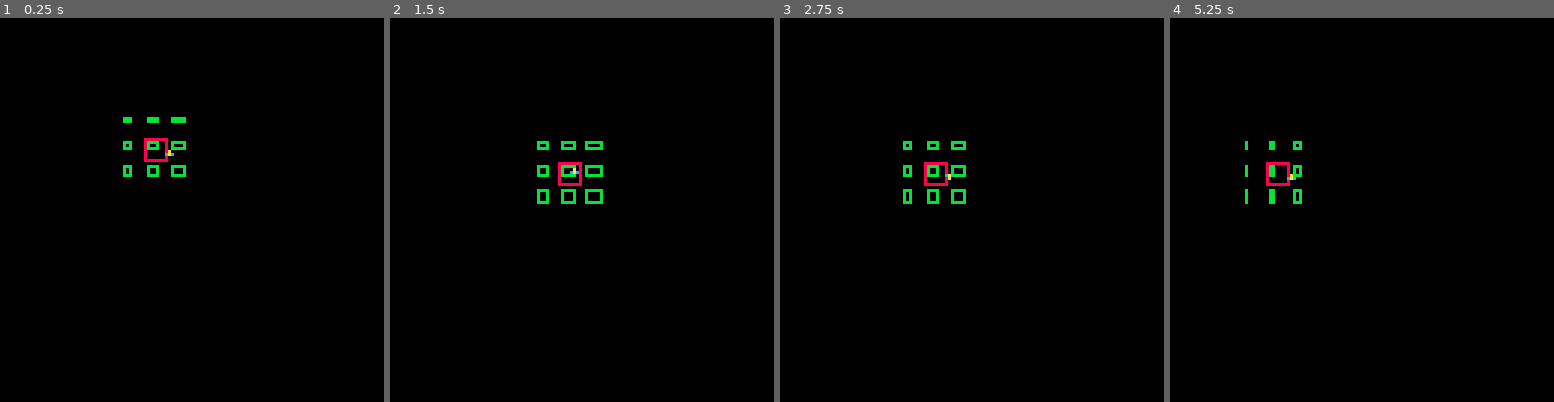
Above: before the commit, frames 1-4 (left to right).
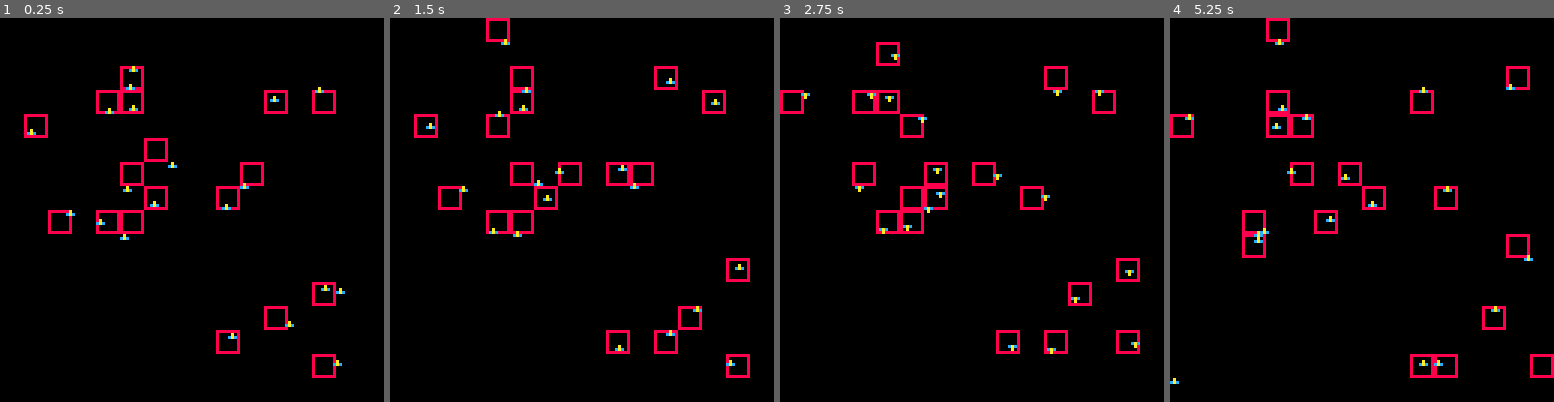
Above: after the commit, the same moments.

Repository: AdriRed/pico-8-carts
Game: PICO-8 cartridge projects/boids/boids.p8
Two runs of this game, one before a commit and one after it. Both use one fixed random seed, a clock stepped at 60 frames per second and the inputs below.
Inputs:
- Up to frame 1 (0.25 s): no input
- Up to frame 2 (1.5 s): no input
- Up to frame 3 (2.75 s): no input
- Up to frame 4 (5.25 s): no input

The runs differ from the first frame. In frame 1, 3.8% of the frame differs, in the area x 6-90%, y 12-94%; in frame 2, 4.4%, in the area x 6-94%, y 0-94%; in frame 3, 4.3%; in frame 4, 4.2%.

Commit message:
added static vec methods

Diff:
--- a/projects/boids/boids.p8
+++ b/projects/boids/boids.p8
@@ -6,6 +6,7 @@
 boid_ran = 4
 boid_diam = boid_ran*2
 chunks_side = 128 / boid_diam
+min_vel = 0.1
 max_vel = 0.5
 
 function copy(o)
@@ -25,6 +26,37 @@
     x = 0,
     y = 0,
 }
+function vec_add(v1, v2)
+  return new_vec(v1.x + v2.x, v1.y + v2.y)
+end
+function vec_sub(v1, v2)
+  return new_vec(v2.x - v1.x, v2.y - v1.y)
+end
+function vec_mult(v, c)
+  return new_vec(v.x * c, v.y * c)
+end
+function vec_div(v, c)
+  return vec_mult(v, 1/c)
+end
+function vec_equals(v1, v2)
+  return v1.x == v2.x and v1.y == v2.y
+end
+function vec_modulo(v)
+  return sqrt(v.x*v.x+v.y*v.y)
+end
+function vec_norm(v, n)
+  local m = n or 1
+  local modulo = vec_modulo(v)
+  if (modulo == 0) return new_vec(0, 0)
+  local o = vec_div(v, modulo)
+  return vec_mult(o, m)
+end
+function vec_clamp(v, min, max)
+  local absx, absy = abs(v.x), abs(v.y)
+  if (absx < min or absy < min) return vec_norm(v, min)
+  if (absx > max or absx > max) return vec_norm(v, max)
+  return v
+end
 function m_vec:add(v)
   self.x += v.x
   self.y += v.y
@@ -46,13 +78,13 @@
 function m_vec:norm(n)
   local m = n or 1
   local modulo = self:modulo()
-  local o = new_vec(self.x/modulo, self.y/modulo)
-  o:mult(m)
-  return o
-end
-function m_vec:clamp(n)
-  if (abs(self.x) > n or abs(self.y) > n) return self:norm(n)
-  return self
+  if (modulo == 0) self.x, self.y = 0, 0
+  self.x, self.y = self.x / modulo * m, self.y / modulo * m
+end
+function m_vec:clamp(min, max)
+  local absx, absy = abs(self.x), abs(self.y)
+  if (absx < min or absy < min) self:norm(min)
+  if (absx > max or absx > max) self:norm(max)
 end
 function new_vec(x, y)
   local o = copy(m_vec);
@@ -84,7 +116,7 @@
 function m_boid:move()
   local next_vel = new_vec(rnd_btw(-max_vel, max_vel), rnd_btw(-max_vel, max_vel))
   self.vel:add(next_vel)
-  self.vel = self.vel:clamp(max_vel)
+  self.vel:clamp(min_vel, max_vel)
   self.pos:add(self.vel)
   self.pos = check_boundaries(self.pos)
 end
@@ -104,16 +136,15 @@
 end
 
 function m_boid:neighbours(chunk_list)
-  printh(self.chunk)
   local arround = exam_chunks(self.chunk)
-  printh(arround)
-  debug_surr_chunks(arround)
+  -- perform_calcs(arround, chunk_list)
+  -- debug_surr_chunks(arround)
 end
 
 function debug_surr_chunks(list)
   for var in all(list) do
-    local r, c = getCol(var), getRow(var)
-    rect(c*boid_diam+1,r*boid_diam+1,c*(boid_diam+1)-2,r*(boid_diam+1)-2,green)
+    local gy, gx = getCol(var), getRow(var)
+    rect(gx * boid_diam +1,gy * boid_diam +1,(gx+1) * boid_diam -2,(gy+1) * boid_diam -2,green)
   end
 end
 
@@ -130,9 +161,10 @@
 end
 
 boid_l = {}
+boid_chunks = {}
 
 function _init()
-  for i=1,1 do
+  for i=1,20 do
     local px = rnd_btw(10, 119)
     local py = rnd_btw(10, 119)
     add(boid_l, new_boid(px, py))
@@ -154,7 +186,6 @@
   end
 end
 
-boid_chunks = {}
 function distribute_boids()
   boid_chunks = {}
   for i=1,#boid_l do
